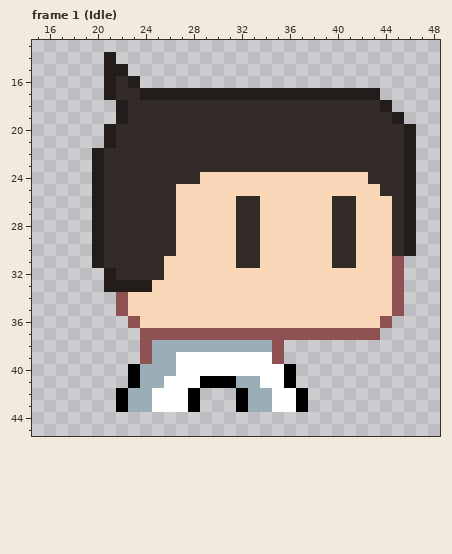
Pixel-art file, stored at ExternalAssets/Asesprite/Characters/Player32.aseprite. The picture above was drawn from the file before the commit.
64x64 pixels, 9 frames. Shown: frame 1 (Idle): x 15..48, y 13..45.
After:
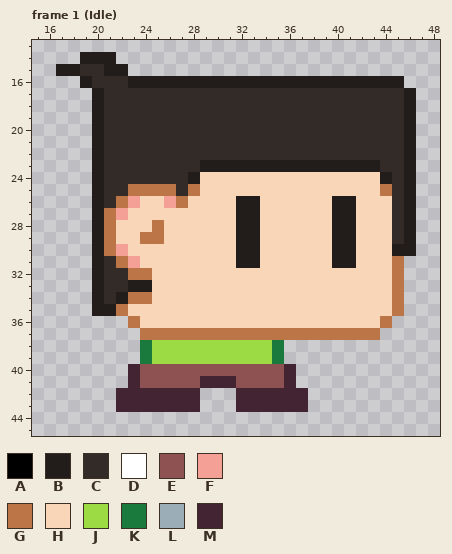
Palette (. is transparent): A #000000  B #221c1a  C #322b28  D #ffffff  E #8e5252  F #f5a097  G #bb7547  H #fad6b8  J #9cdb43  K #1a7a3e  L #9badb7  M #422433
Diff:
{"where": "frame 1 (Idle), layers \"Hair\", \"Body\""}
{"frame":1,"y":14,"x":19,"old":"..","new":"BB"}
{"frame":1,"y":15,"x":17,"old":"....","new":"BBCC"}
{"frame":1,"y":16,"x":19,"old":"..B","new":"BCC"}
{"frame":1,"y":16,"x":24,"old":"......................","new":"BBBBBBBBBBBBBBBBBBBBBB"}
{"frame":1,"y":17,"x":20,"old":".B","new":"BC"}
{"frame":1,"y":17,"x":24,"old":"BBBBBBBBBBBBBBBBBBBB...","new":"CCCCCCCCCCCCCCCCCCCCCCB"}
{"frame":1,"y":18,"x":20,"old":"..B","new":"BCC"}
{"frame":1,"y":18,"x":44,"old":"B..","new":"CCB"}
{"frame":1,"y":19,"x":20,"old":"..B","new":"BCC"}
{"frame":1,"y":19,"x":45,"old":"B.","new":"CB"}
{"frame":1,"y":20,"x":20,"old":".B","new":"BC"}
{"frame":1,"y":21,"x":20,"old":".B","new":"BC"}
{"frame":1,"y":23,"x":29,"old":"CCCCCCCCCCCCCCC","new":"BBBBBBBBBBBBBBB"}
{"frame":1,"y":24,"x":28,"old":"C","new":"B"}
{"frame":1,"y":24,"x":43,"old":"CC","new":"HB"}
{"frame":1,"y":25,"x":23,"old":"CCCCHH","new":"GGGGCG"}
{"frame":1,"y":25,"x":44,"old":"C","new":"G"}
{"frame":1,"y":26,"x":22,"old":"CCCCCH","new":"GFHHFG"}
{"frame":1,"y":26,"x":32,"old":"CC","new":"BB"}
{"frame":1,"y":26,"x":40,"old":"CC","new":"BB"}
{"frame":1,"y":27,"x":21,"old":"CCCCCC","new":"GFHHHH"}
{"frame":1,"y":27,"x":32,"old":"CC","new":"BB"}
{"frame":1,"y":27,"x":40,"old":"CC","new":"BB"}
{"frame":1,"y":28,"x":21,"old":"CCCCCC","new":"GHHHGH"}
{"frame":1,"y":28,"x":32,"old":"CC","new":"BB"}
{"frame":1,"y":28,"x":40,"old":"CC","new":"BB"}
{"frame":1,"y":29,"x":21,"old":"CCCCCC","new":"GHHGGH"}
{"frame":1,"y":29,"x":32,"old":"CC","new":"BB"}
{"frame":1,"y":29,"x":40,"old":"CC","new":"BB"}
{"frame":1,"y":30,"x":21,"old":"CCCCCC","new":"GFHHHH"}
{"frame":1,"y":30,"x":32,"old":"CC","new":"BB"}
{"frame":1,"y":30,"x":40,"old":"CC","new":"BB"}
{"frame":1,"y":30,"x":45,"old":"C","new":"B"}
{"frame":1,"y":31,"x":22,"old":"CCCC","new":"GFHH"}
{"frame":1,"y":31,"x":32,"old":"CC","new":"BB"}
{"frame":1,"y":31,"x":40,"old":"CC","new":"BB"}
{"frame":1,"y":31,"x":45,"old":"E","new":"G"}
{"frame":1,"y":32,"x":20,"old":".B","new":"BC"}
{"frame":1,"y":32,"x":23,"old":"CCC","new":"GGH"}
{"frame":1,"y":32,"x":45,"old":"E","new":"G"}
{"frame":1,"y":33,"x":20,"old":".BB","new":"BCC"}
{"frame":1,"y":33,"x":45,"old":"E","new":"G"}
{"frame":1,"y":34,"x":20,"old":"..EHH","new":"BCBGG"}
{"frame":1,"y":34,"x":45,"old":"E","new":"G"}
{"frame":1,"y":35,"x":20,"old":"..E","new":"BBG"}
{"frame":1,"y":35,"x":45,"old":"E","new":"G"}
{"frame":1,"y":36,"x":23,"old":"E","new":"G"}
{"frame":1,"y":36,"x":44,"old":"E","new":"G"}
{"frame":1,"y":37,"x":24,"old":"EEEEEEEEEEEEEEEEEEEE","new":"GGGGGGGGGGGGGGGGGGGG"}
{"frame":1,"y":38,"x":24,"old":"ELLLLLLLLLLE","new":"KJJJJJJJJJJK"}
{"frame":1,"y":39,"x":24,"old":"ELLDDDDDDDDE","new":"KJJJJJJJJJJK"}
{"frame":1,"y":40,"x":23,"old":"ALLLDDDDDDDDDA","new":"MEEEEEEEEEEEEM"}
{"frame":1,"y":41,"x":23,"old":"ALLDDDAAALLDDA","new":"MEEEEEMMMEEEEM"}
{"frame":1,"y":42,"x":22,"old":"ALLDDDA","new":"MMMMMMM"}
{"frame":1,"y":42,"x":32,"old":"ALLDDA","new":"MMMMMM"}
{"frame":1,"y":43,"x":22,"old":"ALLDDDA","new":"MMMMMMM"}
{"frame":1,"y":43,"x":32,"old":"ALLDDA","new":"MMMMMM"}
{"label":"changed","picture_box":[56,52,416,412]}
